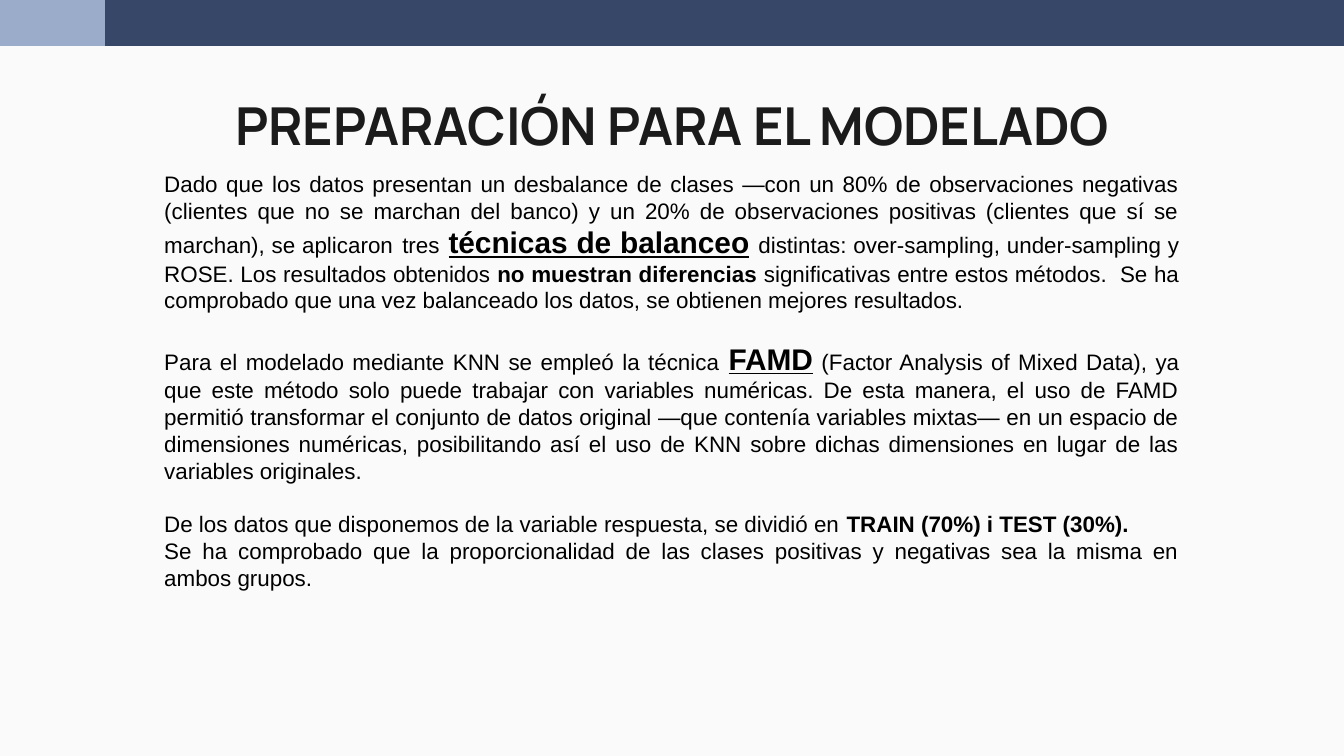
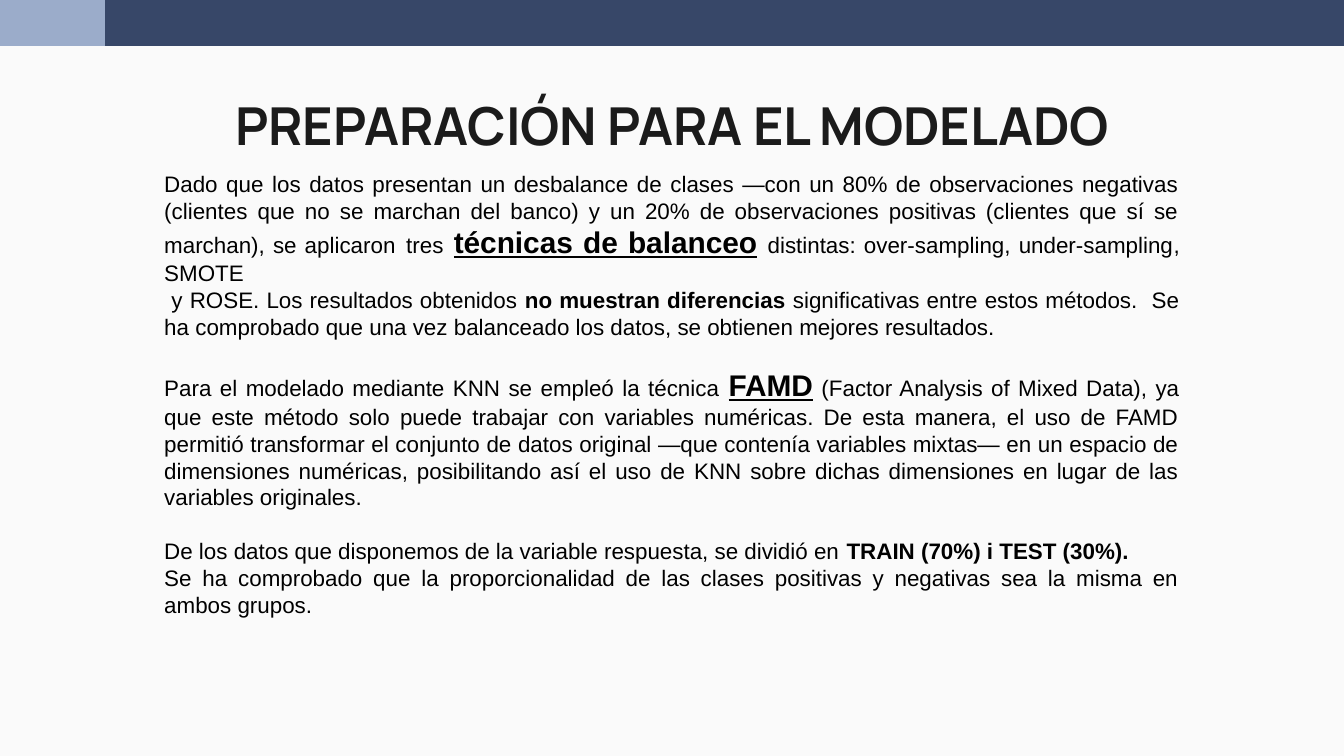
Before and after one commit to wen2111/Mineria, a slide deck: slide 13 of Entrega_1/00 - REPORTE/REPORTE.pptx. Drawn at 1344x756 pixels with LibreOffice and Linux fonts; fonts in the diff are those of the drawing. Boxes give left, top, right and bottom in pixels: in the first picture for what was removed or moved away, otherwise in the second. Text is boxed around its words. In the diff, an @@ line names an element or a change of style, - is before the commit and + after.

```diff
--- a/Entrega_1/00 - REPORTE/REPORTE.pptx
+++ b/Entrega_1/00 - REPORTE/REPORTE.pptx
@@ text at <box>164,175,1180,340</box>: text changed @@
-Dado que los datos presentan un desbalance de clases —con un 80% de observaciones negativas (clientes que no se marchan del banco) y un 20% de observaciones positivas (clientes que sí se marchan), se aplicaron tres técnicas de balanceo distintas: over-sampling, under-sampling y ROSE. Los resultados obtenidos no muestran diferencias significativas entre estos métodos. Se ha comprobado que una vez balanceado los datos, se obtienen mejores resultados.
+Dado que los datos presentan un desbalance de clases —con un 80% de observaciones negativas (clientes que no se marchan del banco) y un 20% de observaciones positivas (clientes que sí se marchan), se aplicaron tres técnicas de balanceo distintas: over-sampling, under-sampling, SMOTE
+y ROSE. Los resultados obtenidos no muestran diferencias significativas entre estos métodos. Se ha comprobado que una vez balanceado los datos, se obtienen mejores resultados.
```
Also in this commit, not shown: 1 other slide changed.
